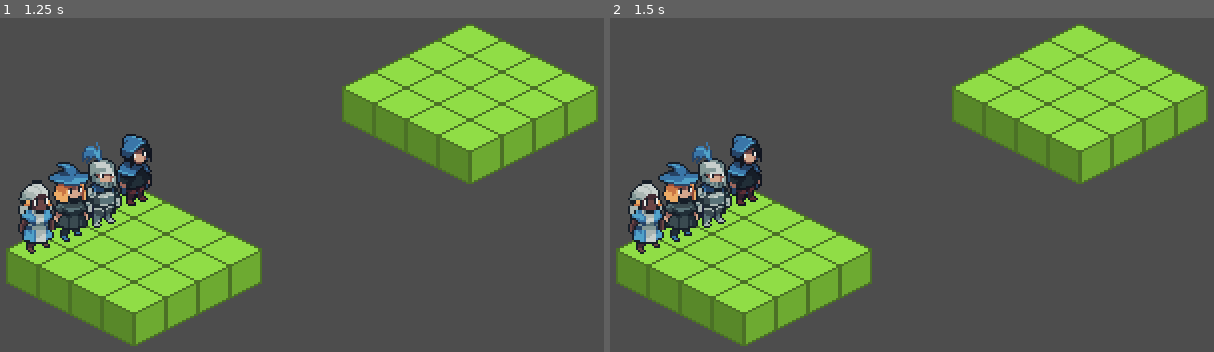
Above: before the commit, frames 1-2 (left to right).
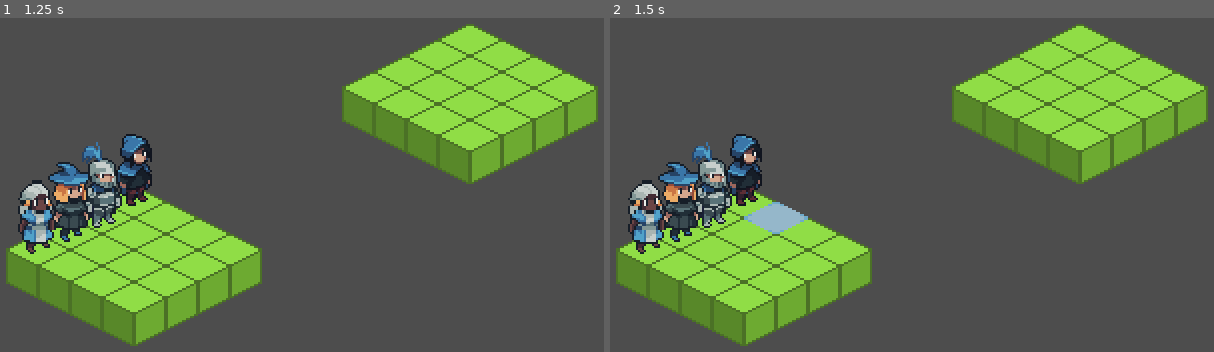
Above: after the commit, the same moments.

Repository: mprads/GridAutoBattler
Game: Godot game, scene res://scenes/main.tscn
Two runs of this game, one before a commit and one after it. Both use one fixed random seed, a clock stepped at 60 frames per second and the inputs below.
Inputs (mouse positions are in pixels of both pictures, inside the frame that each line leads up to):
- Up to frame 1 (1.25 s): tap Enter at 0.5 s; move the mouse to (446, 174) at 0.52 s; press the mouse at (446, 174) at 0.53 s
- Up to frame 2 (1.5 s): tap Space at 1.25 s; move the mouse to (785, 208) at 1.27 s; release the mouse at (785, 208) at 1.28 s; click (785, 208) at 1.35 s

Frame 1 is identical in both runs. In frame 2, 0.6% of the frame differs, in the area x 22-33%, y 55-65%.

Commit message:
Added ability to select a unit by clicking on a tile, on click held unit follows mouse for drag and drop

Diff:
--- a/assets/environment/tile_map.tscn
+++ b/assets/environment/tile_map.tscn
@@ -21,9 +21,6 @@
 tile_layout = 5
 tile_offset_axis = 1
 tile_size = Vector2i(32, 16)
-terrain_set_0/mode = 0
-terrain_set_0/terrain_0/name = "arrow"
-terrain_set_0/terrain_0/color = Color(0.607843, 0.0901961, 0.305882, 1)
 sources/0 = SubResource("TileSetAtlasSource_shwer")
 sources/1 = SubResource("TileSetAtlasSource_67m70")
 
--- a/project.godot
+++ b/project.godot
@@ -19,6 +19,7 @@
 
 Party="*res://scenes/auto_load/party.tscn"
 UnitPool="*res://scenes/auto_load/unit_pool.tscn"
+GameEvents="*res://scenes/auto_load/game_events.tscn"
 
 [display]
 
@@ -28,6 +29,19 @@
 window/size/window_height_override=720
 window/stretch/mode="viewport"
 
+[input]
+
+left_click={
+"deadzone": 0.5,
+"events": [Object(InputEventMouseButton,"resource_local_to_scene":false,"resource_name":"","device":-1,"window_id":0,"alt_pressed":false,"shift_pressed":false,"ctrl_pressed":false,"meta_pressed":false,"button_mask":1,"position":Vector2(65, 15),"global_position":Vector2(69, 56),"factor":1.0,"button_index":1,"canceled":false,"pressed":true,"double_click":false,"script":null)
+]
+}
+right_click={
+"deadzone": 0.5,
+"events": [Object(InputEventMouseButton,"resource_local_to_scene":false,"resource_name":"","device":-1,"window_id":0,"alt_pressed":false,"shift_pressed":false,"ctrl_pressed":false,"meta_pressed":false,"button_mask":2,"position":Vector2(132, 16),"global_position":Vector2(136, 57),"factor":1.0,"button_index":2,"canceled":false,"pressed":true,"double_click":false,"script":null)
+]
+}
+
 [rendering]
 
 textures/canvas_textures/default_texture_filter=0
--- a/scenes/arena_manager.gd
+++ b/scenes/arena_manager.gd
@@ -8,18 +8,45 @@
 var party: Array[Node2D] = []
 var selected_unit: Node2D
 
+
 func _ready() -> void:
 	#party = Party.get_party()
 	resource_party = UnitPool.get_all()
 
 	_generate_party()
 
-	selected_unit = party[0]
 
 func _process(delta: float) -> void:
-	if selected_unit:
-		pass
 	pass
+
+
+func _input(event: InputEvent) -> void:
+	if event.is_action_pressed("left_click"):
+		_handle_left_click()
+
+	if event.is_action_released("left_click"):
+		GameEvents.left_click_released.emit()
+
+
+func _handle_left_click() -> void:
+	var mouse_position = get_global_mouse_position()
+
+	var selected_tile = tile_controller.convert_world_position_to_id(mouse_position, "player")
+	var selected_tile_data = tile_controller.get_tile_data(selected_tile, "player")
+
+	if selected_tile_data.is_empty():
+		return
+
+	var tile_has_unit = selected_tile_data["unit"]
+
+	if tile_has_unit:
+		selected_unit = tile_has_unit
+		GameEvents.emit_unit_selected(selected_unit)
+		return
+
+
+func _handle_right_click() -> void:
+	GameEvents.emit_right_click_pressed()
 
 
 func _generate_party():
--- /dev/null
+++ b/scenes/auto_load/game_events.gd
@@ -0,0 +1,12 @@
+extends Node
+
+signal unit_selected(unit: Node2D)
+signal left_click_released()
+
+
+func emit_unit_selected(unit: Node2D) -> void:
+	unit_selected.emit(unit)
+
+
+func emit_left_click_released() -> void:
+	left_click_released.emit()
--- /dev/null
+++ b/scenes/auto_load/game_events.tscn
@@ -0,0 +1,6 @@
+[gd_scene load_steps=2 format=3 uid="uid://dvve7vmnn8u5d"]
+
+[ext_resource type="Script" path="res://scenes/auto_load/game_events.gd" id="1_p4ynq"]
+
+[node name="GameEvents" type="Node"]
+script = ExtResource("1_p4ynq")
--- a/scenes/controllers/tile_controller.gd
+++ b/scenes/controllers/tile_controller.gd
@@ -3,12 +3,19 @@
 @onready var player_tile_map: TileMap = $"../PlayerTileMap"
 @onready var enemy_tile_map: TileMap = $"../EnemyTileMap"
 
-const DIRECTIONS = [Vector2i.LEFT, Vector2i.RIGHT, Vector2i.UP, Vector2i.DOWN]
-
 var ground_source = 0
 var ground_layer = 0
 var ground_atlas = Vector2i(0, 0)
 
+var hover_source = 1
+var hover_layer = 1
+var attack_atlas = Vector2i(1, 0)
+var selected_atlas = Vector2i(2, 0)
+
+var mouse_layer = 2
+var mouse_atlas = Vector2i(0, 0)
+
+var last_mouse_pos: Vector2
 
 var tile_maps: Dictionary
 var grids: Dictionary = {
@@ -18,6 +25,7 @@
 
 
 func _ready() -> void:
+	GameEvents.unit_selected.connect(_on_unit_selected)
 	tile_maps = {
 		"player": player_tile_map,
 		"enemy": enemy_tile_map
@@ -25,6 +33,14 @@
 
 	_generate_map(4, 4, player_tile_map, grids["player"])
 	_generate_map(4, 4, enemy_tile_map, grids["enemy"])
+
+
+func _process(delta: float) -> void:
+	var mouse_pos = get_global_mouse_position()
+
+	if mouse_pos != last_mouse_pos:
+		last_mouse_pos = mouse_pos
+		_update_mouse_hover(mouse_pos)
 
 
 func _generate_map(x: int, y: int, map, grid) -> void:
@@ -36,20 +52,55 @@
 			map.set_cell(ground_layer, Vector2i(i, j), ground_source, ground_atlas)
 
 
+func _update_mouse_hover(mouse_pos: Vector2) -> void:
+	var player_pos = tile_maps["player"].local_to_map(mouse_pos - tile_maps["player"].global_position)
+	var enemy_pos = tile_maps["enemy"].local_to_map(mouse_pos - tile_maps["enemy"].global_position)
+
+	if grids["player"].has(str(player_pos)):
+		tile_maps["player"].clear_layer(mouse_layer)
+		tile_maps["player"].set_cell(mouse_layer, player_pos, hover_source, mouse_atlas)
+	elif grids["enemy"].has(str(enemy_pos)):
+		tile_maps["enemy"].clear_layer(mouse_layer)
+		tile_maps["enemy"].set_cell(mouse_layer, enemy_pos, hover_source, mouse_atlas)
+
+
+func clear_layer(layer_name: String, tile_map) -> void:
+	match layer_name:
+		"ground_layer":
+			tile_maps[tile_map].clear_layer(ground_layer)
+		"hover_layer":
+			tile_maps[tile_map].clear_layer(hover_layer)
+		"mouse_layer":
+			tile_maps[tile_map].clear_layer(mouse_layer)
+
+
 func convert_world_position_to_id(pos: Vector2, tile_map: String) -> Vector2i:
 	if tile_map == null:
 		return Vector2i(0,0)
 
-	return tile_maps[tile_map].local_to_map(pos)
+	#Need to account for displacement of the tile map
+	return tile_maps[tile_map].local_to_map(pos - tile_maps[tile_map].global_position + Vector2(0, 16))
 
 
 func convert_id_to_world_position(id: Vector2i, tile_map: String) -> Vector2:
 	if tile_map == null:
 		return Vector2(0,0)
 
-	#Need to account for the displacement of the tilemap and half of a tile
+	#Need to account for the displacement of the tile map and half of a tile
 	return tile_maps[tile_map].global_position + tile_maps[tile_map].map_to_local(id) - Vector2(0, 16)
+
+
+func get_tile_data(id: Vector2i, grid) -> Dictionary:
+	if grids[grid].has(str(id)):
+		return grids[grid][str(id)]
+
+	return {}
 
 
 func update_tile_data(id: Vector2i, key: String, grid: String, value ) -> void:
 	grids[grid][str(id)][key] = value
+
+
+func _on_unit_selected(unit: Node2D) -> void:
+	clear_layer("hover_layer", "player")
+	tile_maps["player"].set_cell(hover_layer, convert_world_position_to_id(unit.global_position, "player"), hover_source, selected_atlas)
--- a/scenes/game_objects/unit.gd
+++ b/scenes/game_objects/unit.gd
@@ -1,15 +1,34 @@
 extends Node2D
+
+signal picked_up_changed(picked)
+
 
 @onready var sprite_2d: Sprite2D = $Sprite2D
 
 var unit_type: Unit
+var previous_position: Vector2
+var is_selected: bool = false
+var picked_up: bool = false :
+	set(b):
+		if not b:
+			position = previous_position
+		picked_up = b
+		picked_up_changed.emit(b)
 
 
 func _ready() -> void:
+	GameEvents.left_click_released.connect(_on_left_click_released)
+	GameEvents.unit_selected.connect(_on_unit_selected)
 	if unit_type == null:
 		return
 
 	_set_texture()
+
+
+func _process(delta) -> void:
+	if is_selected:
+		if picked_up:
+			global_position = get_global_mouse_position()
 
 
 func set_unit_type(type: Unit) -> void:
@@ -18,5 +37,24 @@
 
 	unit_type = type
 
+
 func _set_texture() -> void:
 	sprite_2d.texture = unit_type.sprite
+
+
+func _handle_picked_up() -> void:
+	picked_up = true
+	previous_position = position
+
+
+func _on_unit_selected(unit: Node2D) -> void:
+	if unit == self:
+		is_selected = true
+		_handle_picked_up()
+	else:
+		is_selected = false
+
+
+func _on_left_click_released() -> void:
+	if picked_up:
+		picked_up = false
--- a/scenes/game_objects/unit.tscn
+++ b/scenes/game_objects/unit.tscn
@@ -6,3 +6,5 @@
 script = ExtResource("1_guu6c")
 
 [node name="Sprite2D" type="Sprite2D" parent="."]
+z_index = 50
+y_sort_enabled = true
